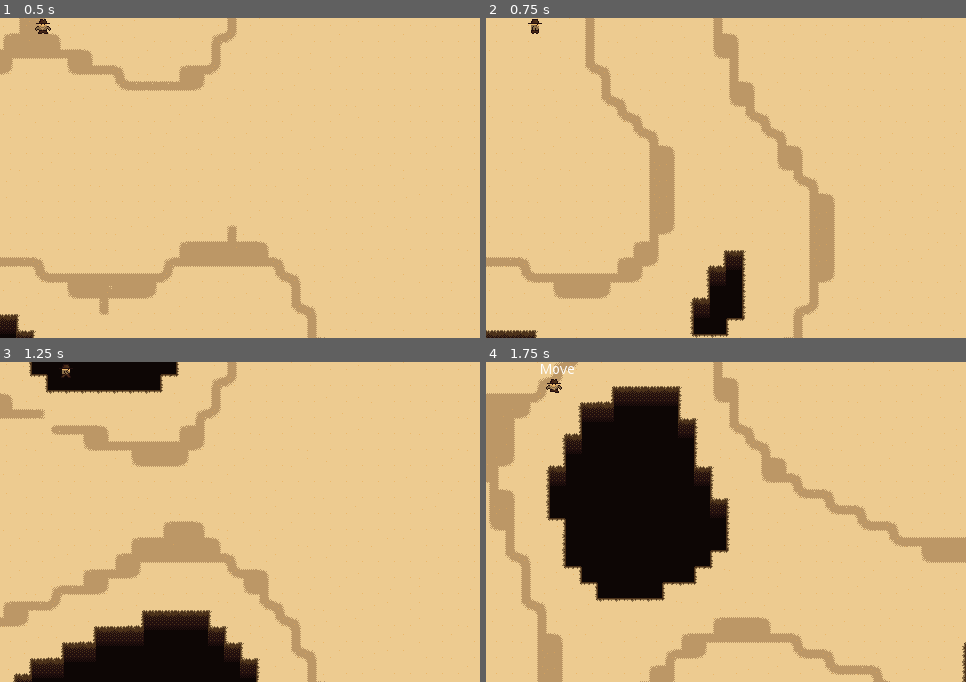
Above: before the commit, frames 1-4 (two rows, left to right).
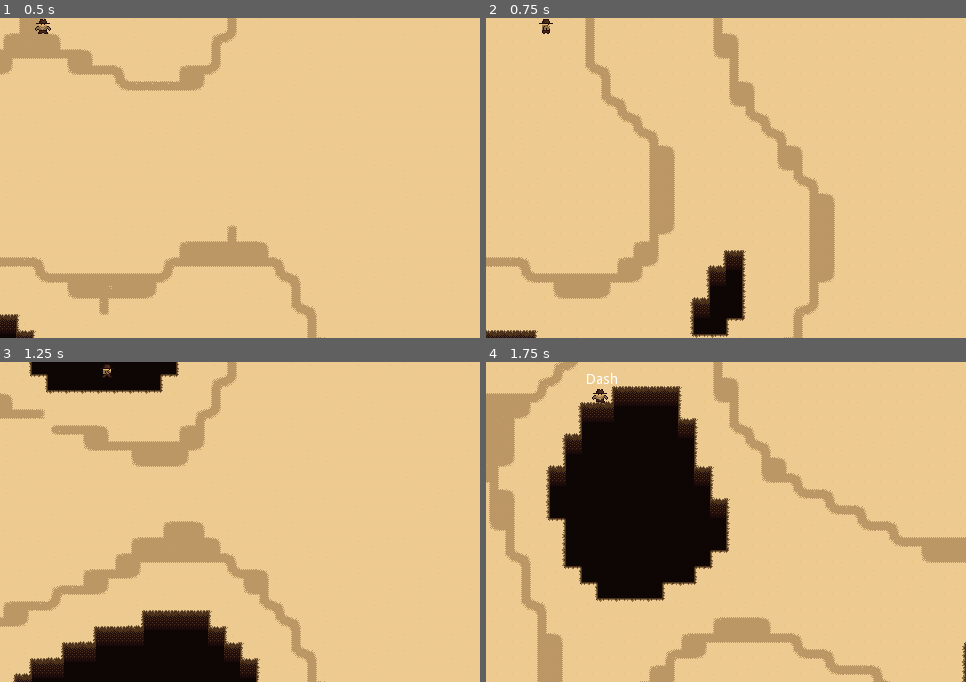
Above: after the commit, the same moments.

Repository: mikahimself/gun-fighters
Game: Godot game, scene res://scenes/World.tscn
Same seed, same stepped clock (60 frames per second), same inputs: the game is played once before the commit and once after it.
Inputs:
- Up to frame 1 (0.5 s): no input
- Up to frame 2 (0.75 s): tap Enter (ui_accept) at 0.5 s; hold Right (move_right) from 0.53 s (still down); hold M (move_dash, bound only after the commit) from 0.53 s (still down)
- Up to frame 3 (1.25 s): keep holding Right (move_right); keep holding M (move_dash, bound only after the commit); tap Enter (ui_accept) at 0.77 s
- Up to frame 4 (1.75 s): release Right (move_right) at 1.28 s; release M (move_dash, bound only after the commit) at 1.28 s; hold Down (move_down) from 1.28 s (still down); tap 1 (simulate_damage) at 1.35 s; tap Enter (ui_accept) at 1.52 s; tap M (move_dash, bound only after the commit) at 1.55 s

Frame 1 is identical in both runs. In frame 2, 0.1% of the frame differs, in the area x 8-14%, y 0-5%; in frame 3, less than 0.1%; in frame 4, 0.4%, in the area x 11-28%, y 0-13%.

Commit message:
Add initial Dash. Need to add cooldown.

Diff:
--- a/project.godot
+++ b/project.godot
@@ -64,6 +64,11 @@
 "events": [ Object(InputEventKey,"resource_local_to_scene":false,"resource_name":"","device":0,"alt":false,"shift":false,"control":false,"meta":false,"command":false,"pressed":false,"scancode":49,"unicode":0,"echo":false,"script":null)
  ]
 }
+move_dash={
+"deadzone": 0.5,
+"events": [ Object(InputEventKey,"resource_local_to_scene":false,"resource_name":"","device":0,"alt":false,"shift":false,"control":false,"meta":false,"command":false,"pressed":false,"scancode":77,"unicode":0,"echo":false,"script":null)
+ ]
+}
 
 [layer_names]
 
--- a/scenes/Player.tscn
+++ b/scenes/Player.tscn
@@ -6,6 +6,7 @@
 [ext_resource path="res://scripts/Player.gd" type="Script" id=4]
 [ext_resource path="res://scripts/Move.gd" type="Script" id=5]
 [ext_resource path="res://scripts/OnLedge.gd" type="Script" id=6]
+[ext_resource path="res://scripts/Dash.gd" type="Script" id=7]
 
 [sub_resource type="CapsuleShape2D" id=1]
 radius = 2.60929
@@ -134,6 +135,9 @@
 [node name="OnLedge" type="Node" parent="StateMachine"]
 script = ExtResource( 6 )
 
+[node name="Dash" type="Node" parent="StateMachine"]
+script = ExtResource( 7 )
+
 [node name="StateLabel" type="Label" parent="."]
 margin_left = -14.0
 margin_top = -22.0
--- /dev/null
+++ b/scripts/Dash.gd
@@ -0,0 +1,21 @@
+extends "res://scripts/Motion.gd"
+
+var timer
+
+func enter(_msg := {}) -> void:
+	print("Move")
+	timer = Timer.new()
+	timer.set_one_shot(true)
+	timer.set_wait_time(0.25)
+	timer.connect("timeout", self, "_on_dash_timeout")
+	add_child(timer)
+	timer.start()
+
+func process(delta: float) -> void:
+	var vel =  owner.facing * owner.dash_speed
+	owner.move_and_slide(vel)
+
+
+func _on_dash_timeout():
+	print("end dash")
+	state_machine.transition_to("Move")
--- a/scripts/Move.gd
+++ b/scripts/Move.gd
@@ -8,6 +8,8 @@
 	if input_direction.length() == 0:
 		state_machine.transition_to("Idle")
 		return
+	if Input.is_action_pressed("move_dash"):
+		state_machine.transition_to("Dash");
 	owner.facing = input_direction
 	var vel = calculate_velocity(delta, input_direction)
 	owner.move_and_slide(vel)
@@ -25,11 +27,20 @@
 	pass
 
 func set_animation(input_direction: Vector2):
-	if input_direction.y == 1 and input_direction.x == 0:
-		owner.play_animation("Walk_Down")
-	if input_direction.y == -1 and input_direction.x == 0:
-		owner.play_animation("Walk_Up")
-	if input_direction.x == 1:
-		owner.play_animation("Walk_Right")
-	if input_direction.x == -1:
-		owner.play_animation("Walk_Left")
+	match input_direction:
+		Vector2(0, 1):
+			owner.play_animation("Walk_Down")
+		Vector2(0, -1):
+			owner.play_animation("Walk_Up")
+		Vector2(1, 0):
+			owner.play_animation("Walk_Right")
+		Vector2(1, 1):
+			owner.play_animation("Walk_Right")
+		Vector2(1, -1):
+			owner.play_animation("Walk_Right")
+		Vector2(-1, 0):
+			owner.play_animation("Walk_Left")
+		Vector2(-1, 1):
+			owner.play_animation("Walk_Left")
+		Vector2(-1, -1):
+			owner.play_animation("Walk_Left")
--- a/scripts/Player.gd
+++ b/scripts/Player.gd
@@ -2,6 +2,7 @@
 
 var myVelocity = Vector2.ZERO
 var max_speed = 35
+var dash_speed = 100
 var speed = 0
 var facing := Vector2(1, 0)
 var acceleration = 0.5
Not shown: 1 places in scenes/Player.tscn that only renumber resources
